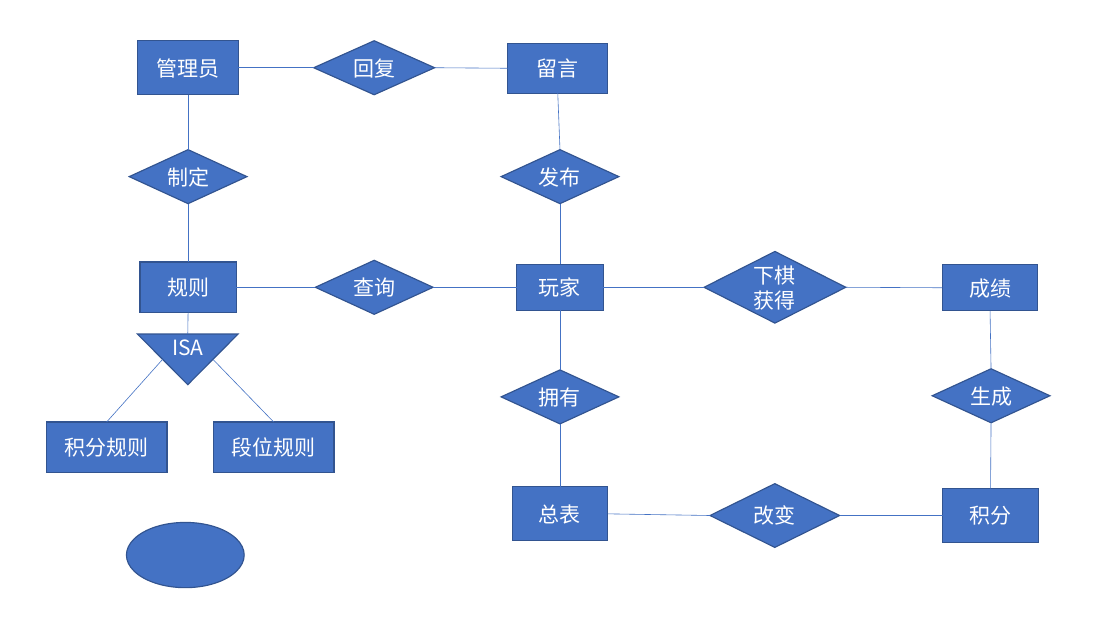
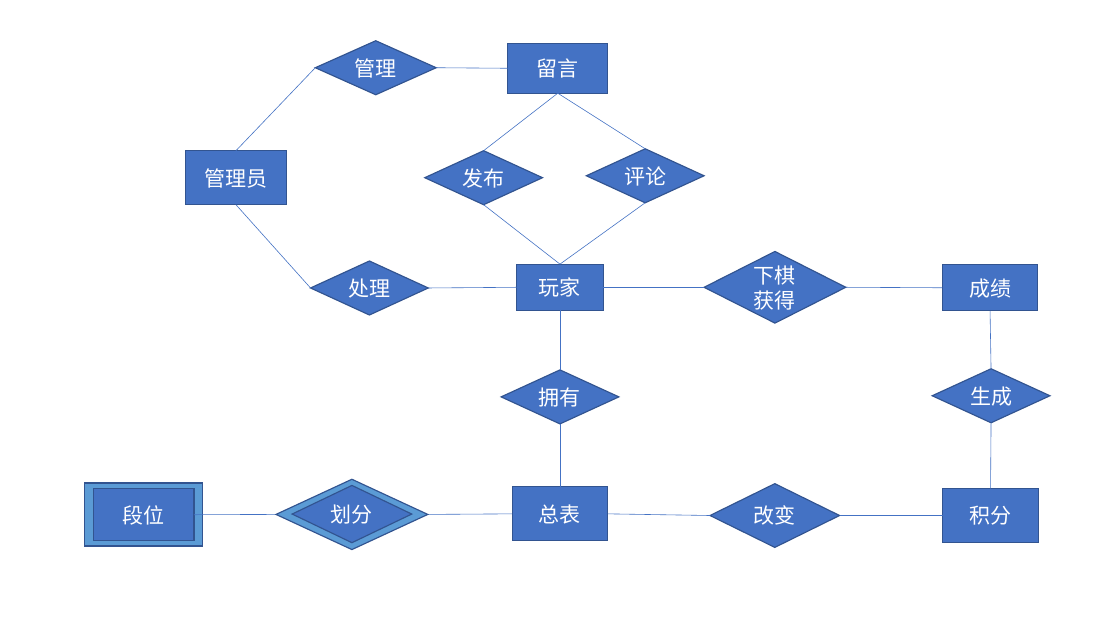
Before and after one commit to PPzXiao/helloworld, a slide deck: slide 1 of ER图.pptx. Drawn at 1120x630 pixels with LibreOffice and Linux fonts; fonts in the diff are those of the drawing. Boxes give left, top, right and bottom in pixels: in the first picture for what was removed or moved away, otherwise in the second. Text is boxed around its words. In the diff, an @@ line names an element or a change of style, - is before the commit and + after.

```diff
--- a/ER图.pptx
+++ b/ER图.pptx
@@ text in diamond at (x1=355, y1=58, x2=397, y2=78): text changed @@
-回复
+管理
@@ line moved from (239, 68) - (314, 68) to (236, 150) - (315, 68) @@
@@ line removed from (188, 95) to (188, 150) @@
@@ line moved from (560, 150) - (558, 93) to (484, 150) - (558, 93) @@
@@ line added from (645, 149) to (558, 93), #4472C4 0.5 pt @@
@@ diamond added at (x1=586, y1=149, x2=704, y2=202), fill #4472C4, outline #325491 1 pt, 18 pt, text #FFFFFF @@
+评论
@@ diamond removed at (x1=129, y1=150, x2=247, y2=203) @@
-制定
@@ rectangle "管理员" moved from (x1=138, y1=41, x2=239, y2=95) to (x1=186, y1=150, x2=287, y2=204) @@
@@ diamond "发布" moved from (x1=502, y1=150, x2=619, y2=203) to (x1=425, y1=150, x2=543, y2=204) @@
@@ line removed from (188, 203) to (188, 262) @@
@@ line moved from (236, 287) - (315, 287) to (236, 205) - (311, 288) @@
@@ line moved from (560, 203) - (560, 264) to (484, 205) - (560, 264) @@
@@ line added from (645, 202) to (560, 264), #4472C4 0.5 pt @@
@@ rectangle removed at (x1=140, y1=262, x2=237, y2=313) @@
-规则
@@ diamond "处理" moved from (x1=315, y1=260, x2=433, y2=314) to (x1=311, y1=261, x2=429, y2=315) @@
@@ text in diamond at (x1=348, y1=278, x2=390, y2=298): text changed @@
-查询
+处理
@@ line moved from (434, 287) - (534, 287) to (429, 288) - (517, 287) @@
@@ flow chart merge removed at (x1=138, y1=334, x2=239, y2=385) @@
-ISA
@@ line removed from (163, 360) to (107, 422) @@
@@ rectangle removed at (x1=46, y1=422, x2=167, y2=472) @@
-积分规则
@@ rectangle added at (x1=85, y1=483, x2=202, y2=546), fill #5B9BD5, outline #325491 1 pt @@
@@ rectangle "段位" resized from (x1=213, y1=422, x2=334, y2=472) to (x1=93, y1=489, x2=194, y2=541) @@
@@ text in rectangle at (x1=123, y1=505, x2=165, y2=525): text changed @@
-段位规则
+段位
@@ diamond added at (x1=276, y1=480, x2=429, y2=550), fill #5B9BD5, outline #325491 1 pt @@
@@ diamond added at (x1=292, y1=486, x2=412, y2=543), fill #4472C4, outline #325491 1 pt, 18 pt, text #FFFFFF @@
+划分
@@ ellipse removed at (x1=127, y1=523, x2=245, y2=588) @@
@@ line moved from (213, 360) - (274, 422) to (194, 515) - (276, 514) @@
@@ line moved from (188, 313) - (188, 334) to (513, 514) - (428, 514) @@
```
Also in this commit, not shown: 1 slide added.
